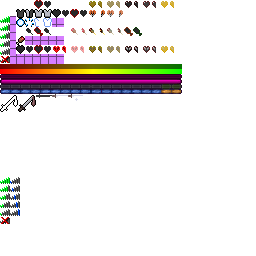
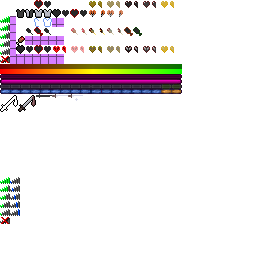
Before/after of a 256 × 256 layered artwork. What changed in the layer stack:
painted on "icons.png" over [16, 18, 34, 27]
